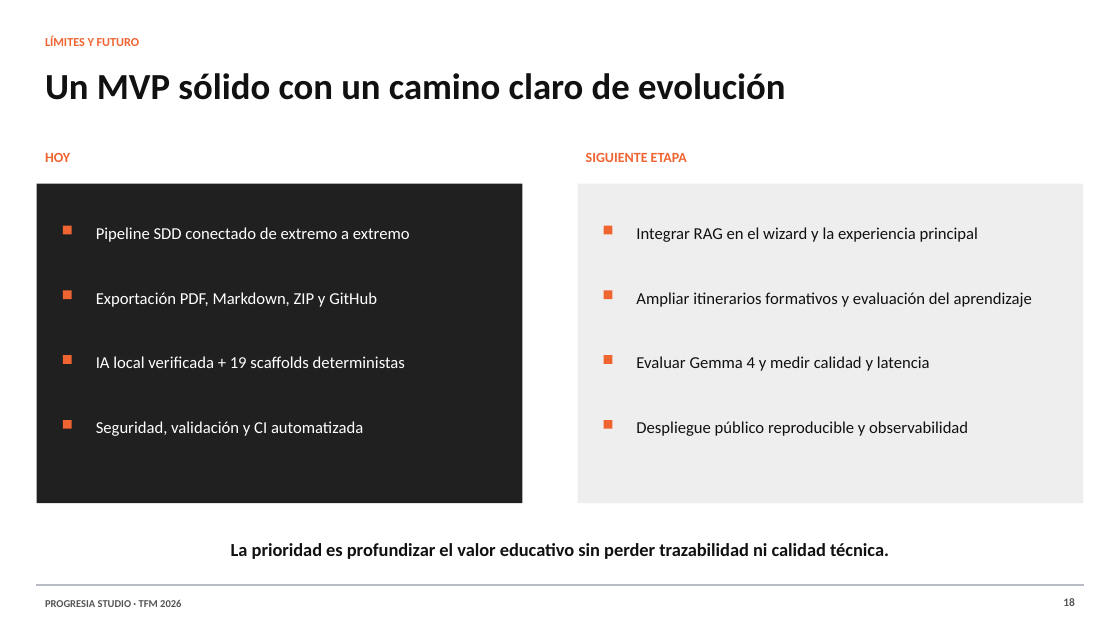
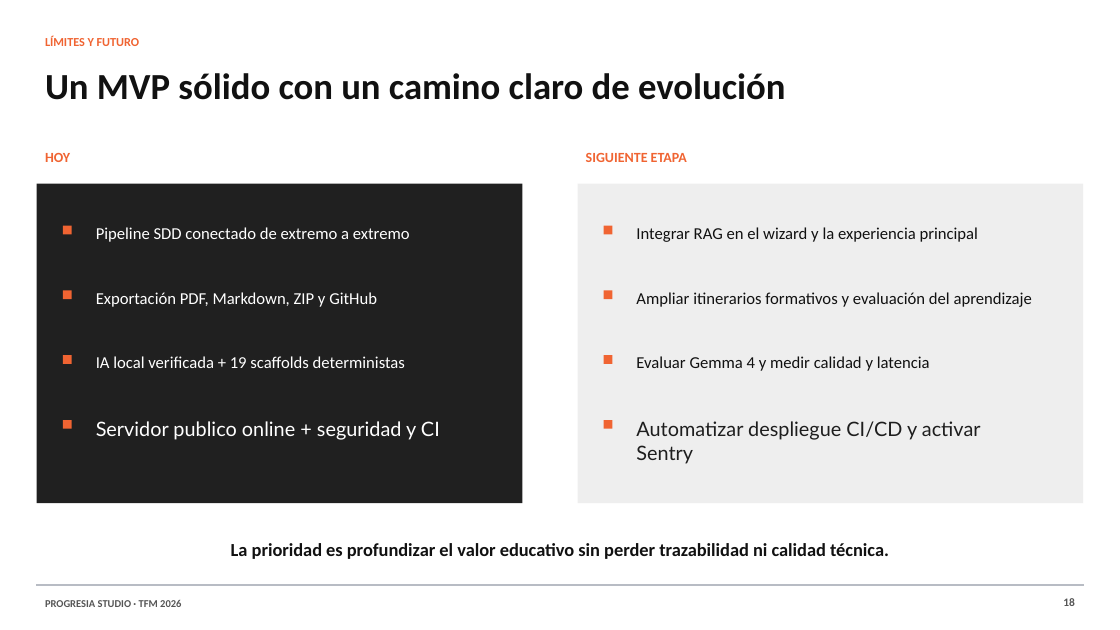
Before and after one commit to seurob/progresia, a slide deck: slide 18 of entrega-tfm/ProgresIA-Studio-TFM-final.pptx. Drawn at 1120x630 pixels with LibreOffice and Linux fonts; fonts in the diff are those of the drawing. Boxes give left, top, right and bottom in pixels: in the first picture for what was removed or moved away, otherwise in the second. Text is boxed around its words. In the diff, an @@ line names an element or a change of style, - is before the commit and + after.

Commit message:
Update TFM materials for public deployment

```diff
--- a/entrega-tfm/ProgresIA-Studio-TFM-final.pptx
+++ b/entrega-tfm/ProgresIA-Studio-TFM-final.pptx
@@ text at [96,421,440,440]: text changed; size 14.2 to 17 pt; font Calibri to Lato @@
-Seguridad, validación y CI automatizada
+Servidor publico online + seguridad y CI
@@ text at [636,421,981,464]: text changed; size 14.2 to 17 pt; font Calibri to Lato; text colour #111111 to #1E1E1E @@
-Despliegue público reproducible y observabilidad
+Automatizar despliegue CI/CD y activar Sentry
```
Also in this commit, not shown: 4 other slides changed, 3 other files.
